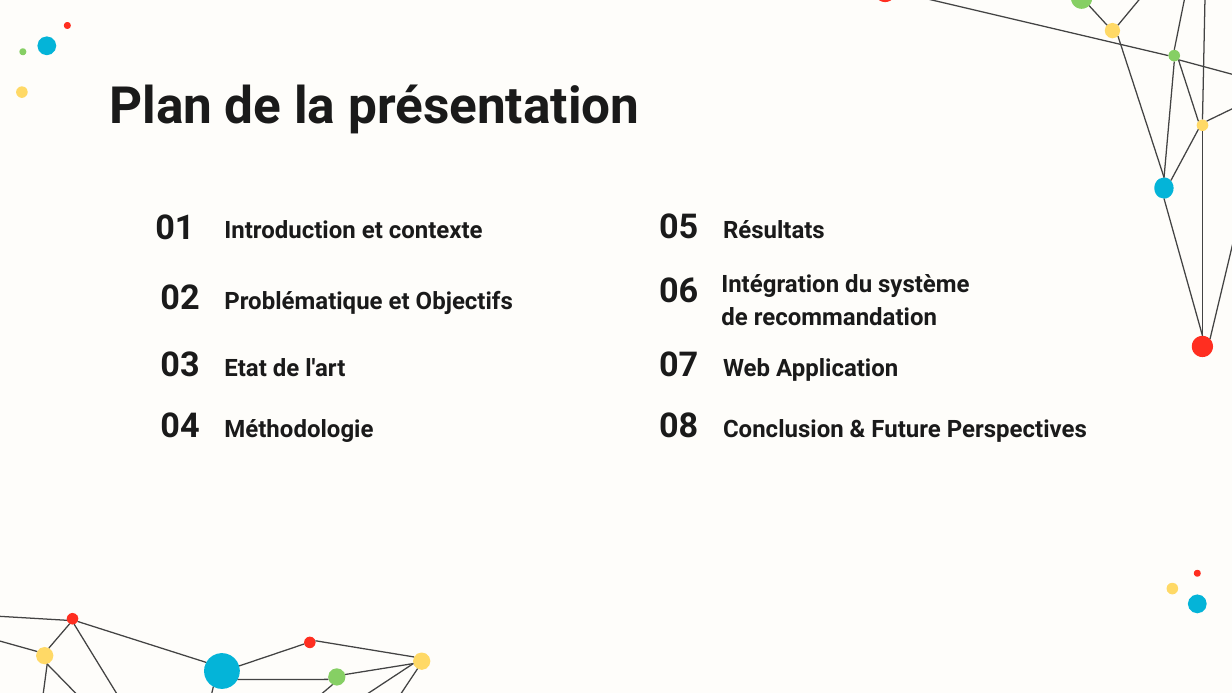
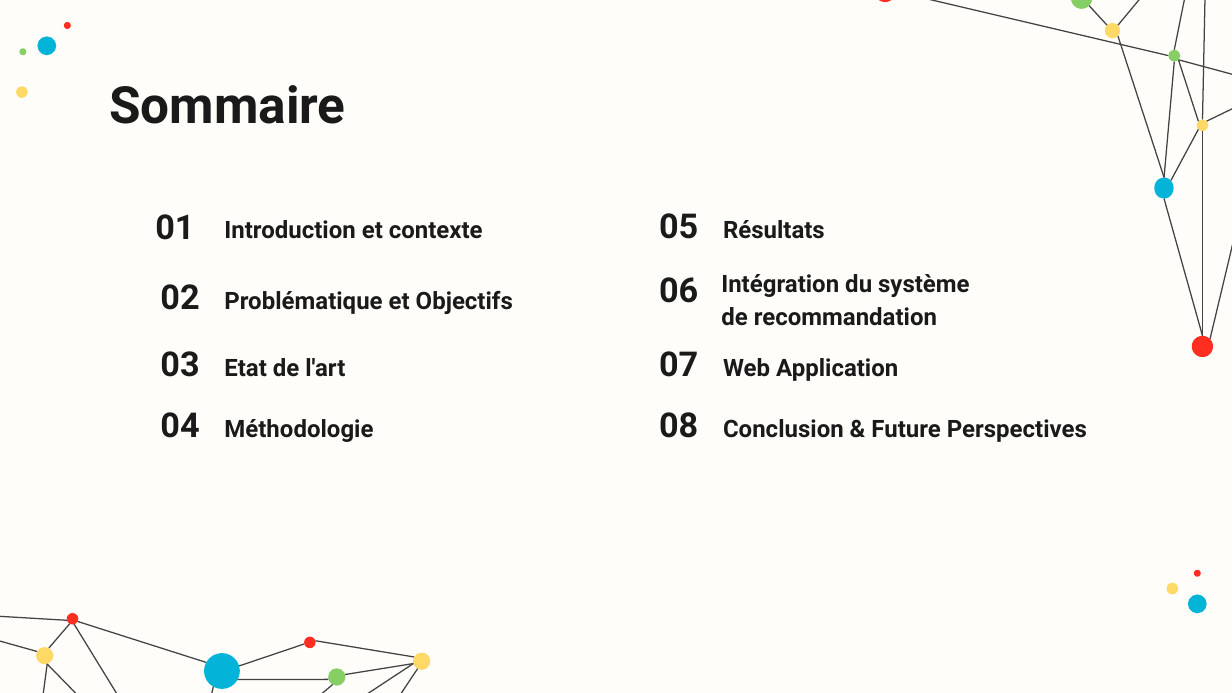
Before and after one commit to hamzamdn077/Master-Project, a slide deck: slide 2 of presentation.pptx. Drawn at 1232x693 pixels with LibreOffice and Linux fonts; fonts in the diff are those of the drawing. Boxes give left, top, right and bottom in pixels: in the first picture for what was removed or moved away, otherwise in the second. Text is boxed around its words. In the diff, an @@ line names an element or a change of style, - is before the commit and + after.

```diff
--- a/presentation.pptx
+++ b/presentation.pptx
@@ title at (x1=109, y1=85, x2=345, y2=124): text changed @@
-Plan de la présentation
+Sommaire
```
Also in this commit, not shown: 3 slides added, 1 other file.
